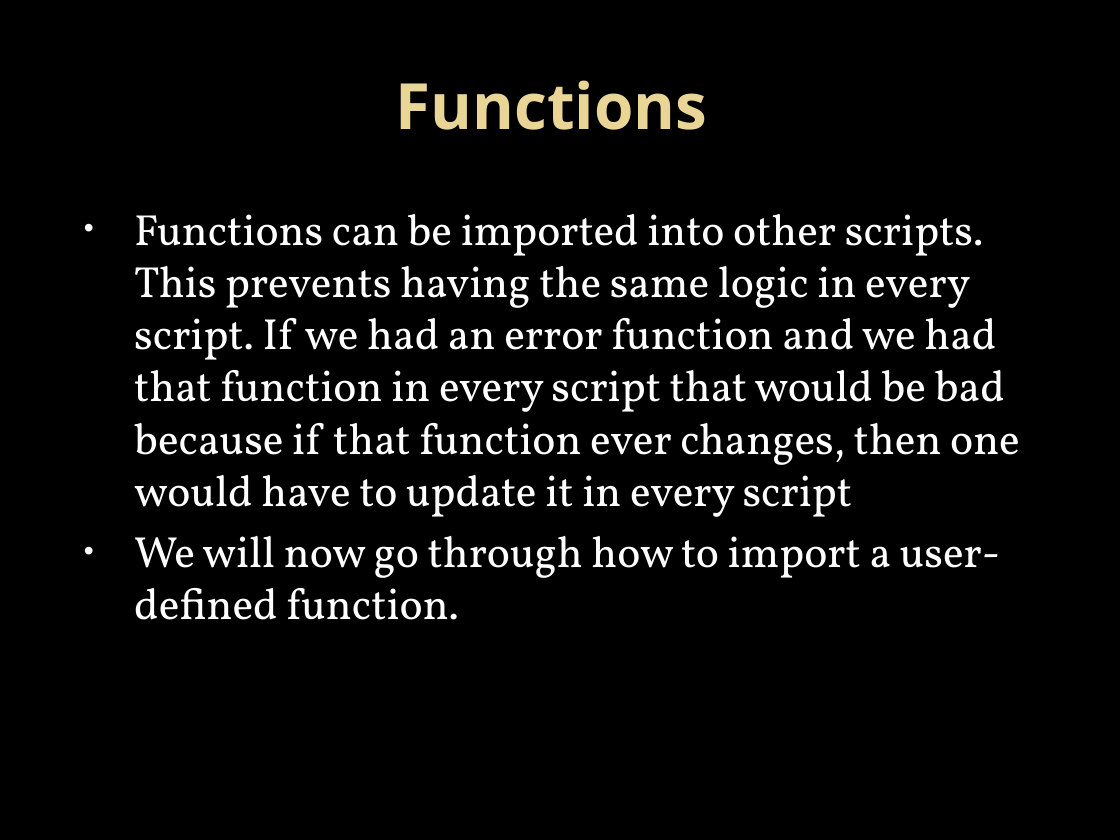
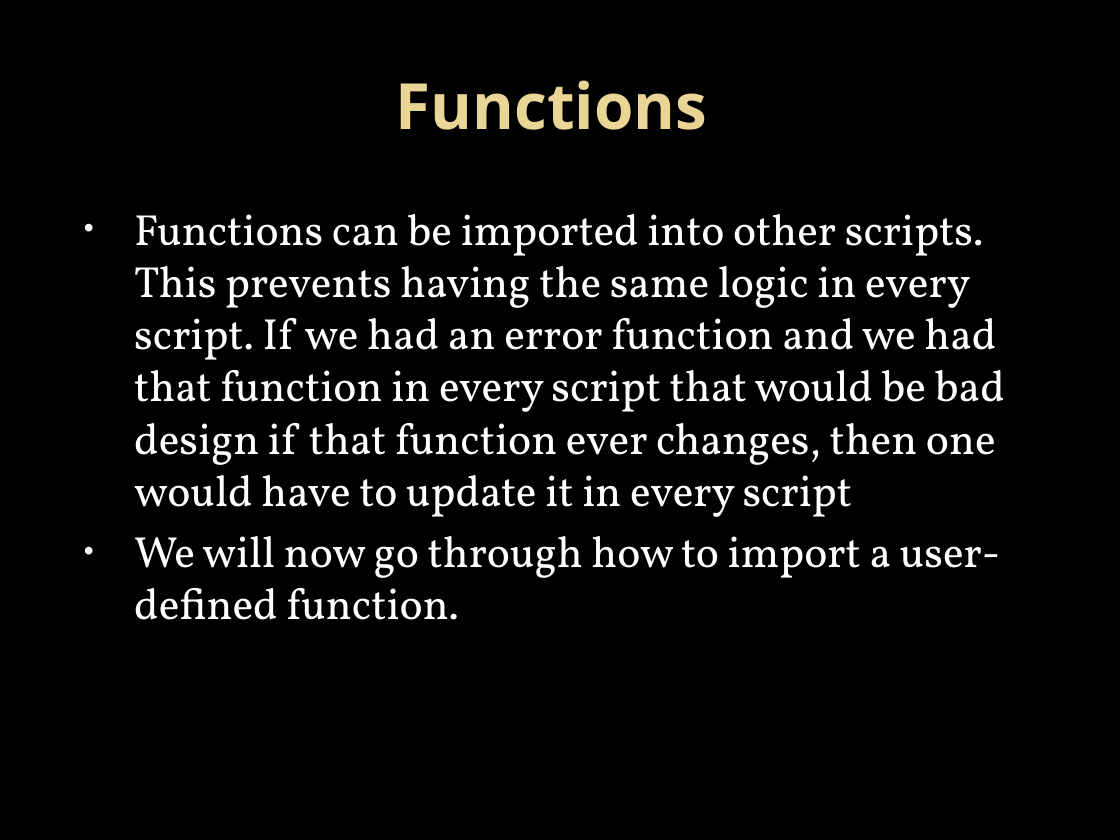
Before and after one commit to LukeKaim/python_training, a slide deck: slide 32 of introduction to python_1.pptx. Drawn at 1120x840 pixels with LibreOffice and Linux fonts; fonts in the diff are those of the drawing; background and template pictures are left out. Boxes give left, top, right and bottom in pixels: in the first picture for what was removed or moved away, otherwise in the second. Text is boxed around its words. In the diff, an @@ line names an element or a change of style, - is before the commit and + after.

Commit message:
commit powerpoint updates

```diff
--- a/introduction to python_1.pptx
+++ b/introduction to python_1.pptx
@@ text at box(134, 214, 1005, 517): text changed @@
-• Functions can be imported into other scripts. This prevents having the same logic in every script. If we had an error function and we had that function in every script that would be bad because if that function ever changes, then one would have to update it in every script
+• Functions can be imported into other scripts. This prevents having the same logic in every script. If we had an error function and we had that function in every script that would be bad design if that function ever changes, then one would have to update it in every script
```
Also in this commit, not shown: 9 other slides changed, 1 other file.
